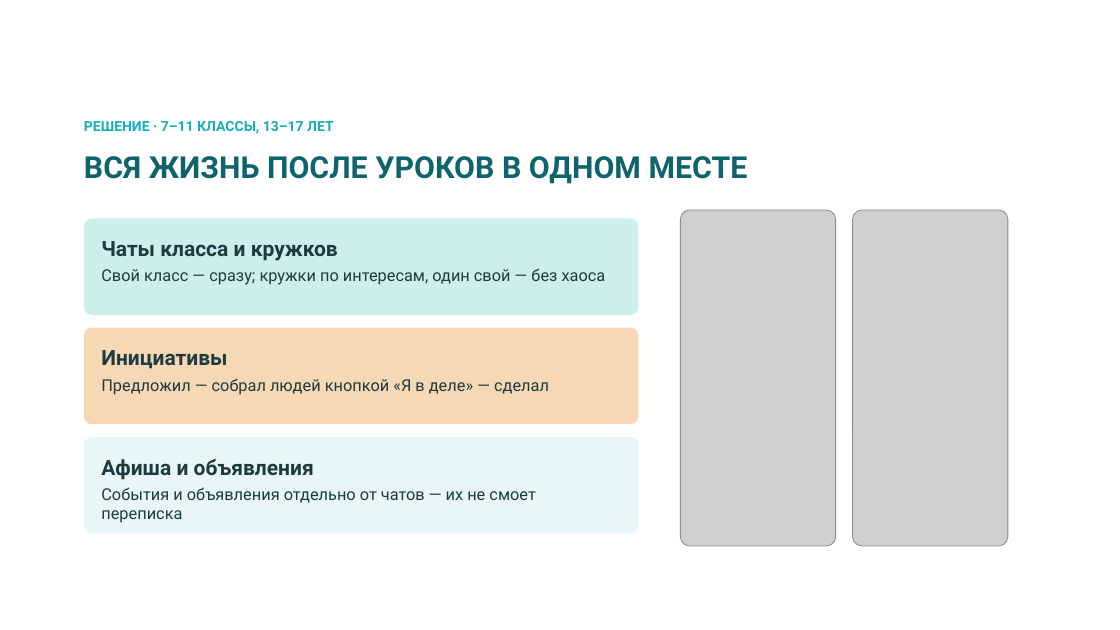
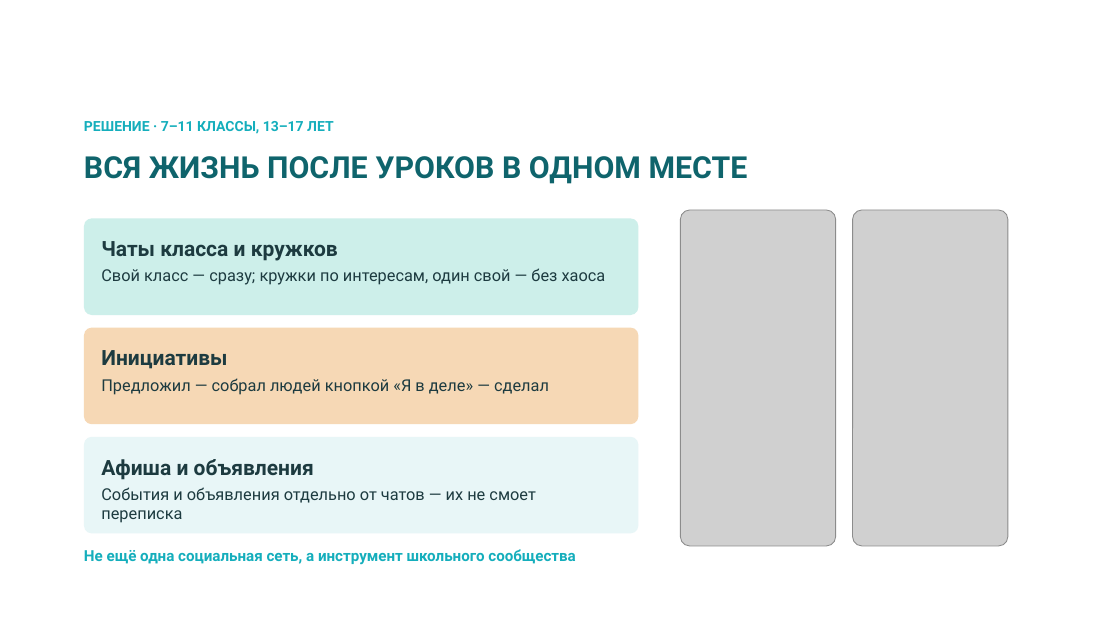
Before and after one commit to bnhogpad228/school-app, a slide deck: slide 3 of presentation/shkolny-dvor-SK-sreda.pptx. Drawn at 1120x630 pixels with LibreOffice and Linux fonts; fonts in the diff are those of the drawing; grey boxes stand for pictures; background and template pictures are left out. Boxes give left, top, right and bottom in pixels: in the first picture for what was removed or moved away, otherwise in the second. Text is boxed around its words. In the diff, an @@ line names an element or a change of style, - is before the commit and + after.

```diff
--- a/presentation/shkolny-dvor-SK-sreda.pptx
+++ b/presentation/shkolny-dvor-SK-sreda.pptx
@@ text added at (x1=84, y1=549, x2=575, y2=565), 13 pt, text #15AEBC, bold @@
+Не ещё одна социальная сеть, а инструмент школьного сообщества
```
Also in this commit, not shown: 5 other slides changed, 1 other file.
